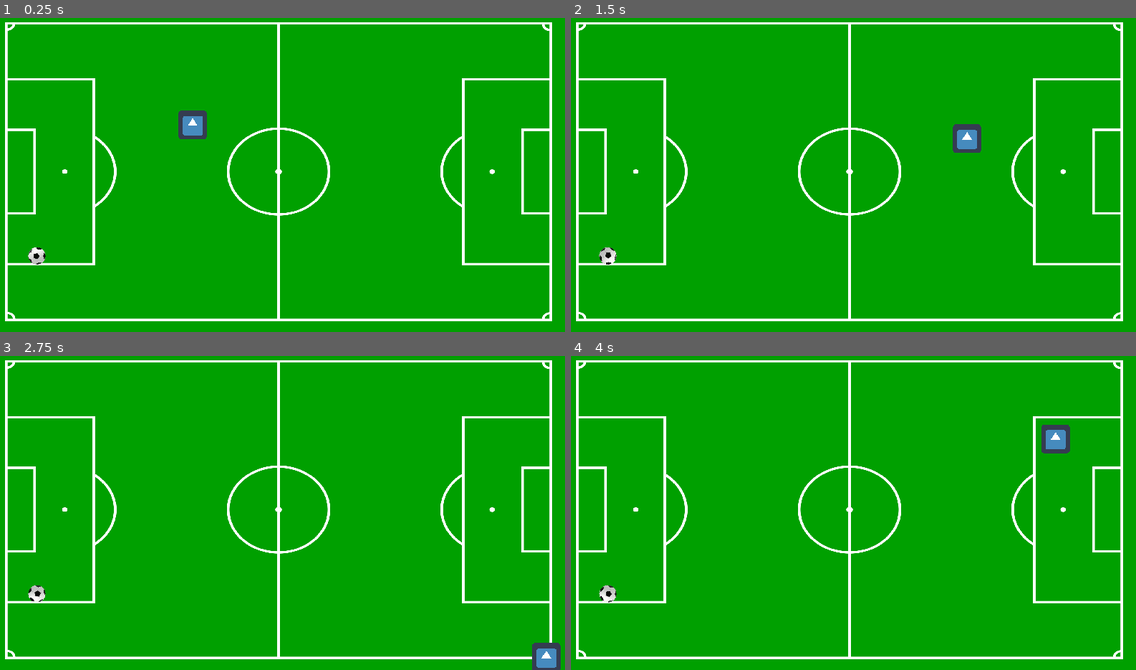
Above: before the commit, frames 1-4 (two rows, left to right).
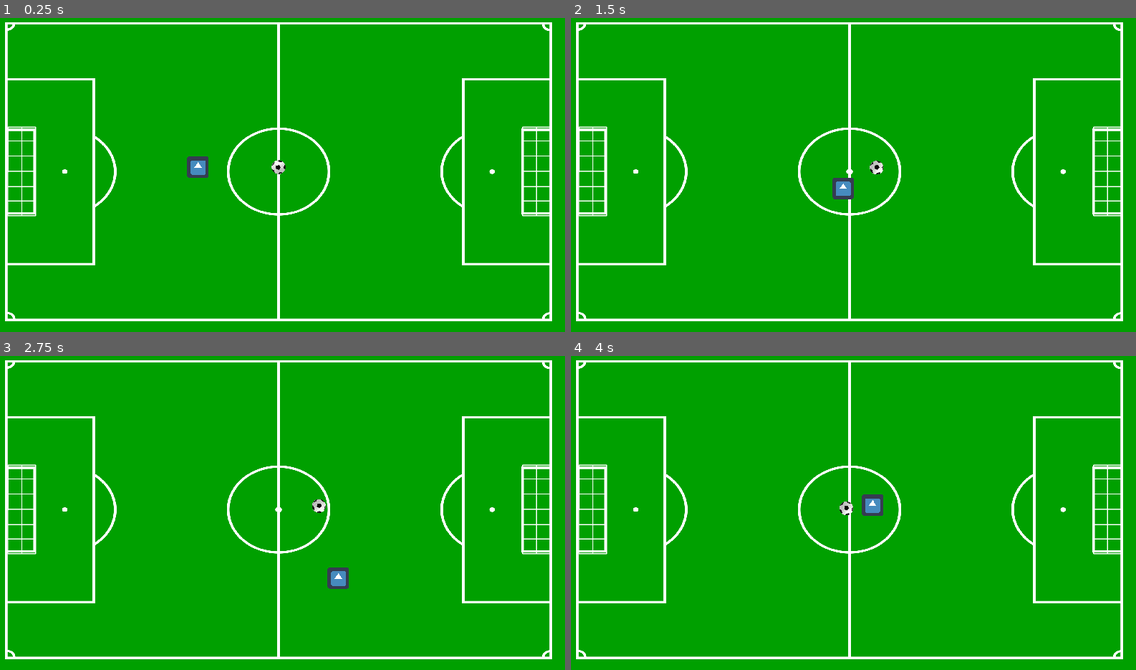
Above: after the commit, the same moments.

Repository: icecoldsprite1/Footballer
Game: Godot game, scene res://World.tscn
Same seed, same stepped clock (60 frames per second), same inputs: the game is played once before the commit and once after it. The engine's default icon, where the game draws it, is replaced by a stand-in: a white triangle on a blue panel in a dark square.
Inputs:
- Up to frame 1 (0.25 s): no input
- Up to frame 2 (1.5 s): hold Right (ui_right) 0.53-1.28 s; hold Space (shoot, bound only after the commit) 0.53-1.28 s; tap Shift (sprint, bound only after the commit) at 0.8, 1.35 s; hold Down (ui_down) from 1.28 s (still down)
- Up to frame 3 (2.75 s): tap Space (shoot, bound only after the commit) at 1.55 s; release Down (ui_down) at 2.03 s; hold Right (ui_right) from 2.03 s (still down); hold Space (shoot, bound only after the commit) from 2.03 s (still down); tap Shift (sprint, bound only after the commit) at 2.3 s
- Up to frame 4 (4 s): release Right (ui_right) at 2.78 s; release Space (shoot, bound only after the commit) at 2.78 s; hold Up (ui_up) 2.78-3.53 s; tap Shift (sprint, bound only after the commit) at 2.85, 3.8 s; tap Space (shoot, bound only after the commit) at 3.05 s; hold Left (ui_left) from 3.53 s (still down); hold Space (shoot, bound only after the commit) from 3.53 s (still down)

The runs differ from the first frame. In frame 1, 1.4% of the frame differs, in the area x 1-98%, y 29-79%; in frame 2, 1.4%, in the area x 1-98%, y 33-79%; in frame 3, 1.3%; in frame 4, 1.4%.

Commit message:
made nets, kicking, dribbling

Diff:
--- a/Ball/Ball.gd
+++ b/Ball/Ball.gd
@@ -1,7 +1,6 @@
 extends RigidBody2D
 
 func _integrate_forces(state):
-
 	if (abs(self.position.x) > 700 or abs(self.position.y) > 400):
 		state.transform = Transform2D(0.0, Vector2(320, 180))
 		self.linear_velocity = Vector2.ZERO
--- a/Ball/Ball.tscn
+++ b/Ball/Ball.tscn
@@ -4,6 +4,7 @@
 [ext_resource path="res://Ball/Ball.gd" type="Script" id=2]
 
 [sub_resource type="CircleShape2D" id=1]
+radius = 8.0
 
 [sub_resource type="Animation" id=2]
 resource_name = "Spin"
@@ -11,11 +12,12 @@
 [node name="Ball" type="RigidBody2D"]
 gravity_scale = 0.0
 sleeping = true
+linear_damp = 4.0
 angular_velocity = 5.0
 script = ExtResource( 2 )
 
 [node name="Sprite" type="Sprite" parent="."]
-scale = Vector2( 0.025, 0.025 )
+scale = Vector2( 0.02, 0.02 )
 texture = ExtResource( 1 )
 
 [node name="CollisionShape2D" type="CollisionShape2D" parent="."]
--- /dev/null
+++ b/Nets/Net.gd
@@ -0,0 +1,28 @@
+extends Area2D
+
+var t = Timer.new()
+
+func _on_Net_body_entered(body):
+	if body.get_class() == "RigidBody2D":
+		# when ball enters net
+		t.set_wait_time(0.25)
+		t.set_one_shot(true)
+		body.add_child(t)
+		t.start()
+		yield(t, "timeout")
+		body.sleeping = true
+
+		# time between goal and ball reset
+		t.set_wait_time(2)
+		t.set_one_shot(true)
+		body.add_child(t)
+		t.start()
+		yield(t, "timeout")
+
+		# reset map
+		var type = get_parent().get_children()
+		# print(type)
+		for node in type:
+			if node.get_class() == "KinematicBody2D" or node.get_class() == "RigidBody2D":
+				# print(node)
+				node.get_tree().reload_current_scene()
--- /dev/null
+++ b/Nets/Net.tscn
@@ -0,0 +1,21 @@
+[gd_scene load_steps=4 format=2]
+
+[ext_resource path="res://Nets/goalnet.png" type="Texture" id=1]
+[ext_resource path="res://Nets/Net.gd" type="Script" id=2]
+
+[sub_resource type="RectangleShape2D" id=1]
+extents = Vector2( 170, 36 )
+
+[node name="Net" type="Area2D"]
+rotation = 1.5708
+scale = Vector2( 0.25, 0.25 )
+script = ExtResource( 2 )
+
+[node name="Sprite" type="Sprite" parent="."]
+texture = ExtResource( 1 )
+
+[node name="CollisionShape2D" type="CollisionShape2D" parent="."]
+position = Vector2( -2, 2.38498e-08 )
+shape = SubResource( 1 )
+
+[connection signal="body_entered" from="." to="." method="_on_Net_body_entered"]
--- a/Player/Player.gd
+++ b/Player/Player.gd
@@ -1,8 +1,9 @@
 extends KinematicBody2D
 
-const ACCELERATION = 1000
-const MAX_SPEED = 300
-const FRICTION = 1000
+const ACCELERATION = 2000
+var MAX_SPEED = 100
+var impulse_strength = 1000
+const FRICTION = 2000
 
 var velocity = Vector2.ZERO
 
@@ -18,3 +19,20 @@
 		velocity = velocity.move_toward(Vector2.ZERO, FRICTION * delta)
 
 	velocity = move_and_slide(velocity)
+
+func _input(event):
+	if event.is_action_pressed("sprint"):
+		MAX_SPEED = 200
+	if event.is_action_released("sprint"):
+		MAX_SPEED = 100
+
+	if event.is_action_pressed("shoot"):
+		var type = get_parent().get_children()
+		for ball in type:
+			if ball.get_class() == "RigidBody2D":
+				var collision = move_and_collide(Vector2.ZERO)
+				if collision != null:
+					var body = collision.collider
+					print("collided with: ", body.name)
+					var angle = self.get_angle_to(ball.position)
+					ball.apply_central_impulse(Vector2(cos(angle), sin(angle)) * impulse_strength)
--- a/Player/Player.tscn
+++ b/Player/Player.tscn
@@ -3,10 +3,11 @@
 [ext_resource path="res://Player/icon.png" type="Texture" id=1]
 [ext_resource path="res://Player/Player.gd" type="Script" id=2]
 
-[sub_resource type="RectangleShape2D" id=1]
-extents = Vector2( 16, 16 )
+[sub_resource type="CircleShape2D" id=1]
+radius = 15.0
 
 [node name="Player" type="KinematicBody2D"]
+scale = Vector2( 0.75, 0.75 )
 script = ExtResource( 2 )
 __meta__ = {
 "_edit_group_": true
--- a/World.tscn
+++ b/World.tscn
@@ -1,63 +1,79 @@
 [gd_scene load_steps=7 format=2]
 
-[ext_resource path="res://Player/icon.png" type="Texture" id=1]
-[ext_resource path="res://Player/Player.gd" type="Script" id=2]
+[ext_resource path="res://Player/Player.tscn" type="PackedScene" id=1]
+[ext_resource path="res://Nets/Net.tscn" type="PackedScene" id=2]
 [ext_resource path="res://Ball/Ball.tscn" type="PackedScene" id=3]
 [ext_resource path="res://footballPitch.png" type="Texture" id=4]
-
-[sub_resource type="RectangleShape2D" id=1]
-extents = Vector2( 16, 16 )
 
 [sub_resource type="RectangleShape2D" id=2]
 extents = Vector2( 8, 184 )
 
+[sub_resource type="RectangleShape2D" id=3]
+extents = Vector2( 16, 1.5 )
+
 [node name="World" type="Node2D"]
 position = Vector2( 0, 1 )
-__meta__ = {
-"_edit_group_": true
-}
 
-[node name="Player" type="KinematicBody2D" parent="."]
-position = Vector2( 224, 128 )
-script = ExtResource( 2 )
-__meta__ = {
-"_edit_group_": true
-}
+[node name="Player" parent="." instance=ExtResource( 1 )]
+position = Vector2( 230, 175 )
 
-[node name="Sprite" type="Sprite" parent="Player"]
-scale = Vector2( 0.5, 0.5 )
-texture = ExtResource( 1 )
-
-[node name="CollisionShape2D" type="CollisionShape2D" parent="Player"]
-shape = SubResource( 1 )
-
-[node name="StaticBody2D" type="StaticBody2D" parent="."]
+[node name="Borders" type="StaticBody2D" parent="."]
 position = Vector2( -43, 9 )
 
-[node name="CollisionShape2D" type="CollisionShape2D" parent="StaticBody2D"]
+[node name="CollisionShape2D" type="CollisionShape2D" parent="Borders"]
 position = Vector2( 3, 174 )
 scale = Vector2( 5, 1 )
 shape = SubResource( 2 )
 
-[node name="CollisionShape2D2" type="CollisionShape2D" parent="StaticBody2D"]
+[node name="CollisionShape2D2" type="CollisionShape2D" parent="Borders"]
 position = Vector2( 715, 170 )
 scale = Vector2( 4, 1 )
 shape = SubResource( 2 )
 
-[node name="CollisionShape2D3" type="CollisionShape2D" parent="StaticBody2D"]
+[node name="CollisionShape2D3" type="CollisionShape2D" parent="Borders"]
 position = Vector2( 356, -74 )
 rotation = 1.5708
 scale = Vector2( 8, 2 )
 shape = SubResource( 2 )
 
-[node name="CollisionShape2D4" type="CollisionShape2D" parent="StaticBody2D"]
+[node name="CollisionShape2D4" type="CollisionShape2D" parent="Borders"]
 position = Vector2( 362, 416 )
 rotation = 1.5708
 scale = Vector2( 8, 2 )
 shape = SubResource( 2 )
 
+[node name="GoalPostBar" type="StaticBody2D" parent="."]
+
+[node name="CollisionShape2D" type="CollisionShape2D" parent="GoalPostBar"]
+position = Vector2( 33, 130.5 )
+shape = SubResource( 3 )
+
+[node name="CollisionShape2D5" type="CollisionShape2D" parent="GoalPostBar"]
+position = Vector2( 17, 180 )
+rotation = 1.5708
+scale = Vector2( 3.15, 1 )
+shape = SubResource( 3 )
+
+[node name="CollisionShape2D6" type="CollisionShape2D" parent="GoalPostBar"]
+position = Vector2( 624, 180 )
+rotation = 1.5708
+scale = Vector2( 3.15, 1 )
+shape = SubResource( 3 )
+
+[node name="CollisionShape2D3" type="CollisionShape2D" parent="GoalPostBar"]
+position = Vector2( 608, 131 )
+shape = SubResource( 3 )
+
+[node name="CollisionShape2D4" type="CollisionShape2D" parent="GoalPostBar"]
+position = Vector2( 608, 229 )
+shape = SubResource( 3 )
+
+[node name="CollisionShape2D2" type="CollisionShape2D" parent="GoalPostBar"]
+position = Vector2( 33, 229 )
+shape = SubResource( 3 )
+
 [node name="Ball" parent="." instance=ExtResource( 3 )]
-position = Vector2( 50, 274 )
+position = Vector2( 320, 175 )
 
 [node name="FootballPitch" type="Sprite" parent="."]
 show_behind_parent = true
@@ -65,3 +81,9 @@
 rotation = 1.5708
 scale = Vector2( 0.26, 0.305 )
 texture = ExtResource( 4 )
+
+[node name="Goal" parent="." instance=ExtResource( 2 )]
+position = Vector2( 33, 180 )
+
+[node name="Goal2" parent="." instance=ExtResource( 2 )]
+position = Vector2( 608, 180 )
--- a/project.godot
+++ b/project.godot
@@ -47,6 +47,47 @@
 "svg/scale": 1.0
 }
 
+[input]
+
+ui_left={
+"deadzone": 0.5,
+"events": [ Object(InputEventKey,"resource_local_to_scene":false,"resource_name":"","device":0,"alt":false,"shift":false,"control":false,"meta":false,"command":false,"pressed":false,"scancode":16777231,"physical_scancode":0,"unicode":0,"echo":false,"script":null)
+, Object(InputEventJoypadButton,"resource_local_to_scene":false,"resource_name":"","device":0,"button_index":14,"pressure":0.0,"pressed":false,"script":null)
+, Object(InputEventKey,"resource_local_to_scene":false,"resource_name":"","device":0,"alt":false,"shift":false,"control":false,"meta":false,"command":false,"pressed":false,"scancode":65,"physical_scancode":0,"unicode":0,"echo":false,"script":null)
+ ]
+}
+ui_right={
+"deadzone": 0.5,
+"events": [ Object(InputEventKey,"resource_local_to_scene":false,"resource_name":"","device":0,"alt":false,"shift":false,"control":false,"meta":false,"command":false,"pressed":false,"scancode":16777233,"physical_scancode":0,"unicode":0,"echo":false,"script":null)
+, Object(InputEventJoypadButton,"resource_local_to_scene":false,"resource_name":"","device":0,"button_index":15,"pressure":0.0,"pressed":false,"script":null)
+, Object(InputEventKey,"resource_local_to_scene":false,"resource_name":"","device":0,"alt":false,"shift":false,"control":false,"meta":false,"command":false,"pressed":false,"scancode":68,"physical_scancode":0,"unicode":0,"echo":false,"script":null)
+ ]
+}
+ui_up={
+"deadzone": 0.5,
+"events": [ Object(InputEventKey,"resource_local_to_scene":false,"resource_name":"","device":0,"alt":false,"shift":false,"control":false,"meta":false,"command":false,"pressed":false,"scancode":16777232,"physical_scancode":0,"unicode":0,"echo":false,"script":null)
+, Object(InputEventJoypadButton,"resource_local_to_scene":false,"resource_name":"","device":0,"button_index":12,"pressure":0.0,"pressed":false,"script":null)
+, Object(InputEventKey,"resource_local_to_scene":false,"resource_name":"","device":0,"alt":false,"shift":false,"control":false,"meta":false,"command":false,"pressed":false,"scancode":87,"physical_scancode":0,"unicode":0,"echo":false,"script":null)
+ ]
+}
+ui_down={
+"deadzone": 0.5,
+"events": [ Object(InputEventKey,"resource_local_to_scene":false,"resource_name":"","device":0,"alt":false,"shift":false,"control":false,"meta":false,"command":false,"pressed":false,"scancode":16777234,"physical_scancode":0,"unicode":0,"echo":false,"script":null)
+, Object(InputEventJoypadButton,"resource_local_to_scene":false,"resource_name":"","device":0,"button_index":13,"pressure":0.0,"pressed":false,"script":null)
+, Object(InputEventKey,"resource_local_to_scene":false,"resource_name":"","device":0,"alt":false,"shift":false,"control":false,"meta":false,"command":false,"pressed":false,"scancode":83,"physical_scancode":0,"unicode":0,"echo":false,"script":null)
+ ]
+}
+sprint={
+"deadzone": 0.5,
+"events": [ Object(InputEventKey,"resource_local_to_scene":false,"resource_name":"","device":0,"alt":false,"shift":false,"control":false,"meta":false,"command":false,"pressed":false,"scancode":16777237,"physical_scancode":0,"unicode":0,"echo":false,"script":null)
+ ]
+}
+shoot={
+"deadzone": 0.5,
+"events": [ Object(InputEventKey,"resource_local_to_scene":false,"resource_name":"","device":0,"alt":false,"shift":false,"control":false,"meta":false,"command":false,"pressed":false,"scancode":32,"physical_scancode":0,"unicode":0,"echo":false,"script":null)
+ ]
+}
+
 [physics]
 
 common/enable_pause_aware_picking=true
Binary file added: Nets/goalnet.png
Not shown, added: Nets/goalnet.png.import
